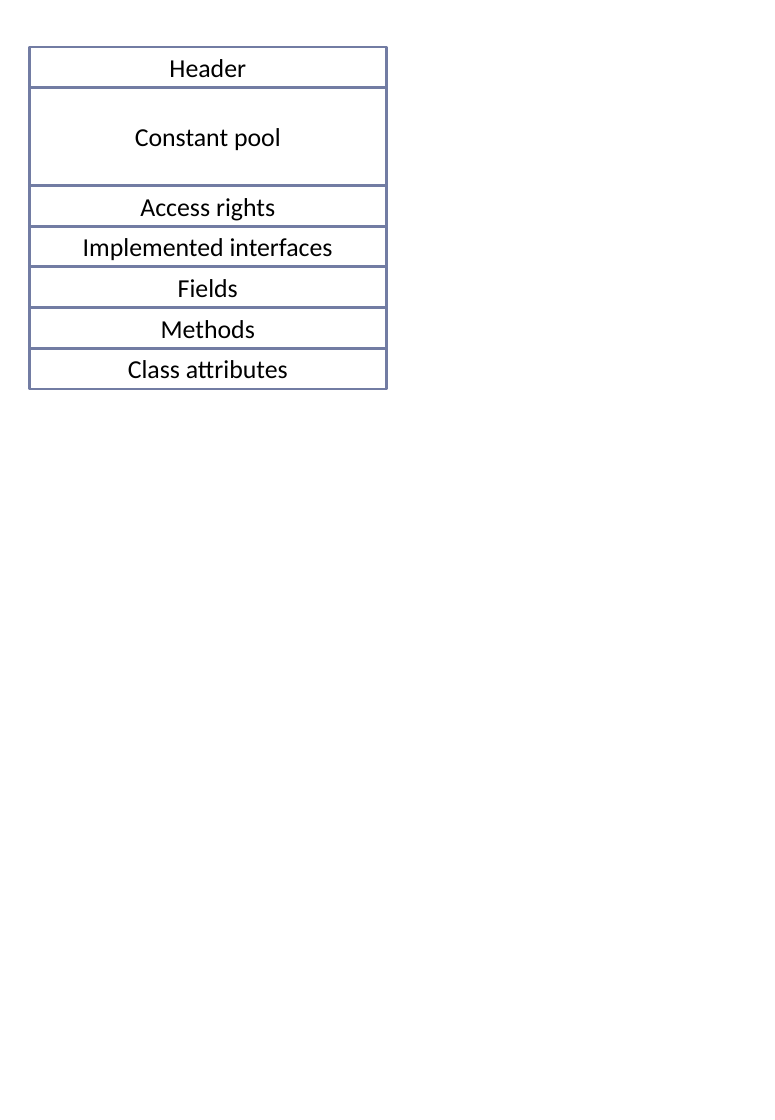
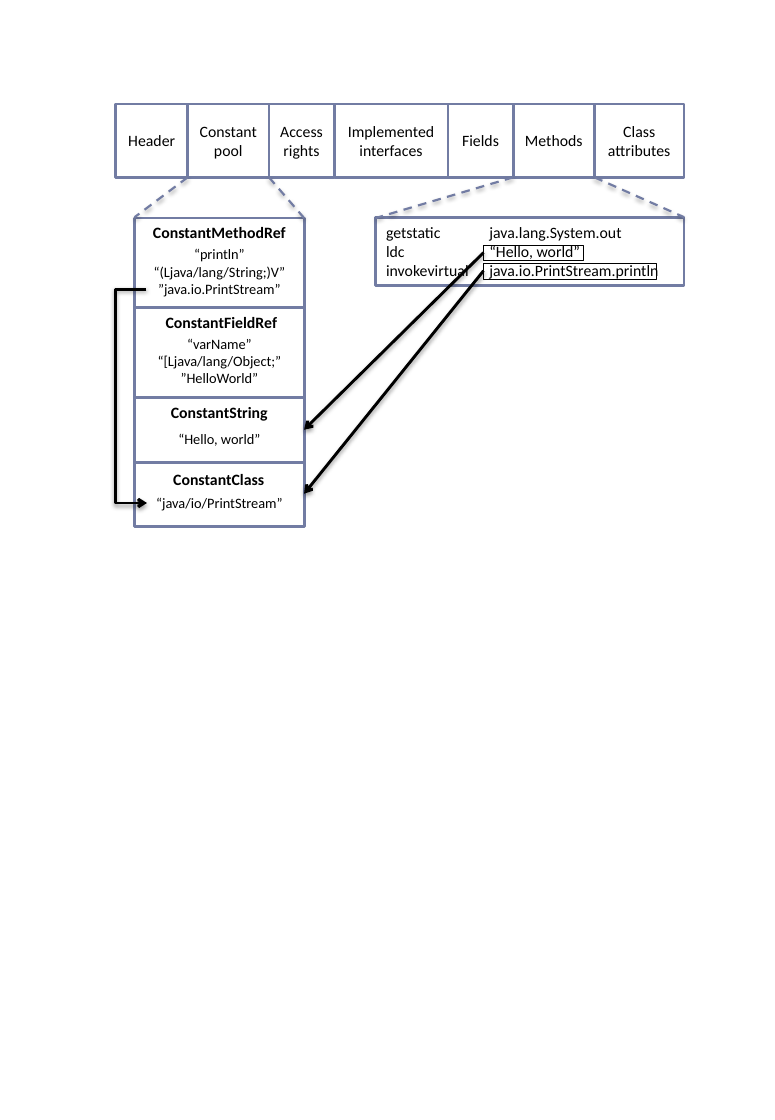
Before and after one commit to donat/incquery-deps, a slide deck: slide 3 of incquery-deps-documentation/visio-diagrams/diagram-source.pptx (slide 4 before the commit). Drawn at 775x1120 pixels with LibreOffice and Linux fonts; fonts in the diff are those of the drawing. Boxes give left, top, right and bottom in pixels: in the first picture for what was removed or moved away, otherwise in the second. Text is boxed around its words. In the diff, an @@ line names an element or a change of style, - is before the commit and + after.

```diff
--- a/incquery-deps-documentation/visio-diagrams/diagram-source.pptx
+++ b/incquery-deps-documentation/visio-diagrams/diagram-source.pptx
@@ rectangle "Header": place and size @@
-rectangle "Header" at bbox=[30, 48, 386, 88]
+rectangle "Header" at bbox=[116, 104, 188, 178]
@@ rectangle "Constant pool": place and size @@
-rectangle "Constant pool" at bbox=[30, 88, 386, 185]
+rectangle "Constant pool" at bbox=[188, 104, 270, 178]
@@ rectangle "Access rights": place and size @@
-rectangle "Access rights" at bbox=[30, 185, 386, 225]
+rectangle "Access rights" at bbox=[269, 104, 334, 178]
@@ rectangle "Implemented interfaces": place and size @@
-rectangle "Implemented interfaces" at bbox=[30, 226, 386, 267]
+rectangle "Implemented interfaces" at bbox=[334, 104, 447, 178]
@@ rectangle "Fields": place and size @@
-rectangle "Fields" at bbox=[30, 267, 386, 307]
+rectangle "Fields" at bbox=[448, 104, 514, 178]
@@ rectangle "Methods": place and size @@
-rectangle "Methods" at bbox=[30, 308, 386, 348]
+rectangle "Methods" at bbox=[514, 104, 595, 178]
@@ size 18 to 11 pt in 7 elements at bbox=[188, 104, 270, 178], bbox=[116, 104, 188, 178], bbox=[269, 104, 334, 178], bbox=[334, 104, 447, 178], bbox=[448, 104, 514, 178], bbox=[514, 104, 595, 178], bbox=[594, 104, 684, 178] @@
@@ rectangle "Class attributes": place and size @@
-rectangle "Class attributes" at bbox=[30, 348, 386, 389]
+rectangle "Class attributes" at bbox=[594, 104, 684, 178]
@@ line added from (188, 178) to (134, 217), #727CA3 1.5 pt dashed @@
@@ line added from (269, 178) to (304, 218), #727CA3 1.5 pt dashed @@
@@ line added from (514, 178) to (376, 218), #727CA3 1.5 pt dashed @@
@@ line added from (594, 178) to (684, 217), #727CA3 1.5 pt dashed @@
@@ rectangle added at bbox=[134, 218, 304, 308], fill #FFFFFF, outline #727CA3 2 pt, 10 pt, text #000000 @@
+“println”
+“(Ljava/lang/String;)V”
+”java.io.PrintStream”
@@ text added at bbox=[153, 227, 286, 238], 11 pt, text #000000, bold @@
+ConstantMethodRef
@@ rectangle added at bbox=[376, 217, 684, 286], fill #FFFFFF, outline #727CA3 2 pt @@
@@ text added at bbox=[386, 227, 658, 280], 11 pt, text #000000 @@
+getstatic java.lang.System.out
+ldc “Hello, world”
+invokevirtual java.io.PrintStream.println
@@ arrow added from (484, 252) to (304, 430), #000000 2 pt @@
@@ rounded rectangle added at bbox=[484, 245, 583, 260], outline #000000 0.25 pt @@
@@ rounded rectangle added at bbox=[484, 262, 656, 278], outline #000000 0.25 pt @@
@@ freeform shape added at bbox=[116, 289, 147, 502], outline #000000 2 pt @@
@@ arrow added from (484, 271) to (304, 494), #000000 2 pt @@
@@ rectangle added at bbox=[134, 308, 304, 398], fill #FFFFFF, outline #727CA3 2 pt, 10 pt, text #000000 @@
+“varName”
+“[Ljava/lang/Object;”
+”HelloWorld”
@@ text added at bbox=[166, 317, 277, 328], 11 pt, text #000000, bold @@
+ConstantFieldRef
@@ rectangle added at bbox=[134, 397, 304, 462], fill #FFFFFF, outline #727CA3 2 pt, 10 pt, text #000000 @@
+“Hello, world”
@@ text added at bbox=[171, 407, 268, 421], 11 pt, text #000000, bold @@
+ConstantString
@@ rectangle added at bbox=[134, 461, 304, 526], fill #FFFFFF, outline #727CA3 2 pt, 10 pt, text #000000 @@
+“java/io/PrintStream”
@@ text added at bbox=[173, 474, 264, 485], 11 pt, text #000000, bold @@
+ConstantClass
```
Also in this commit, not shown: 1 slide added, 1 slide removed, 17 other files.
